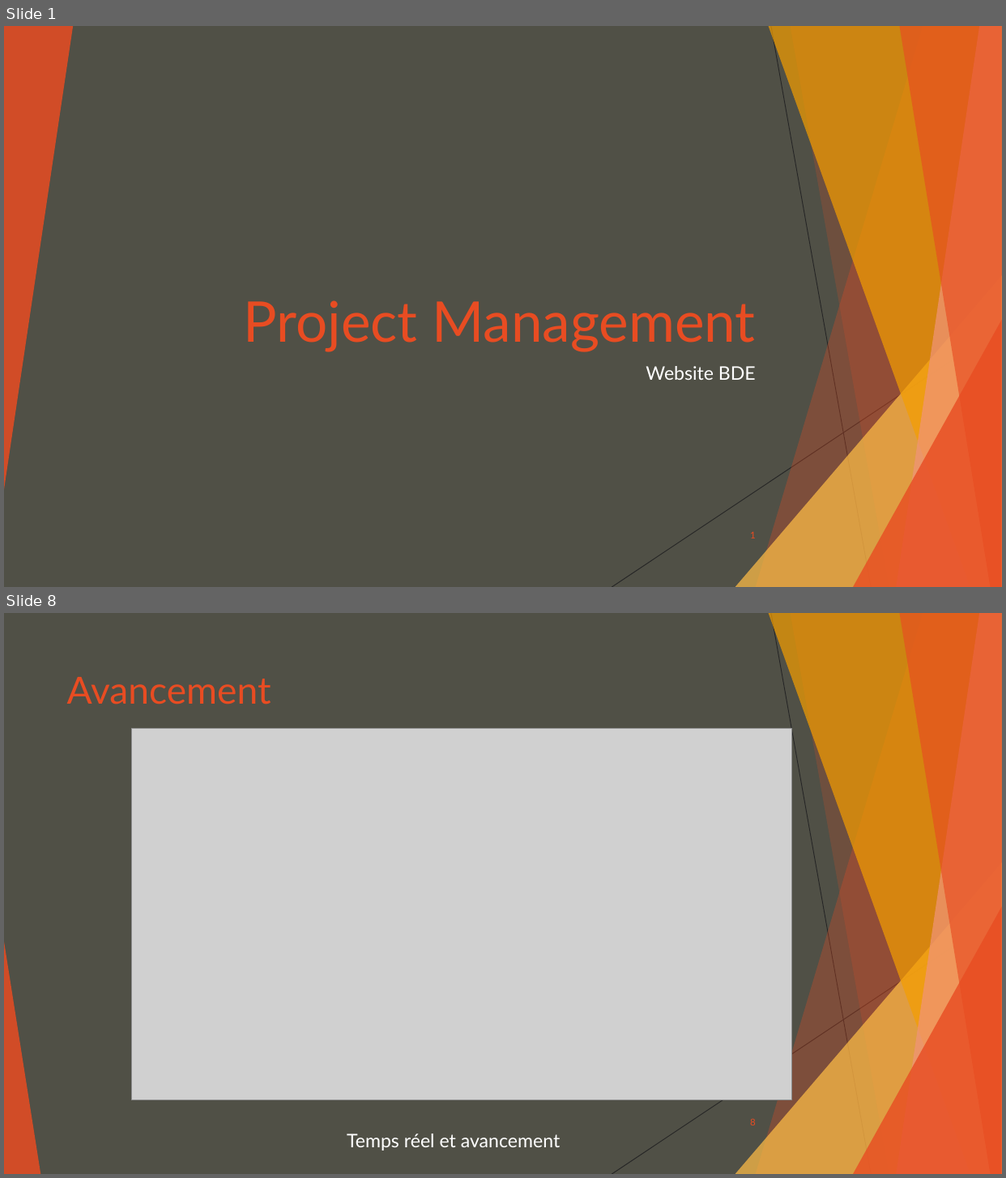
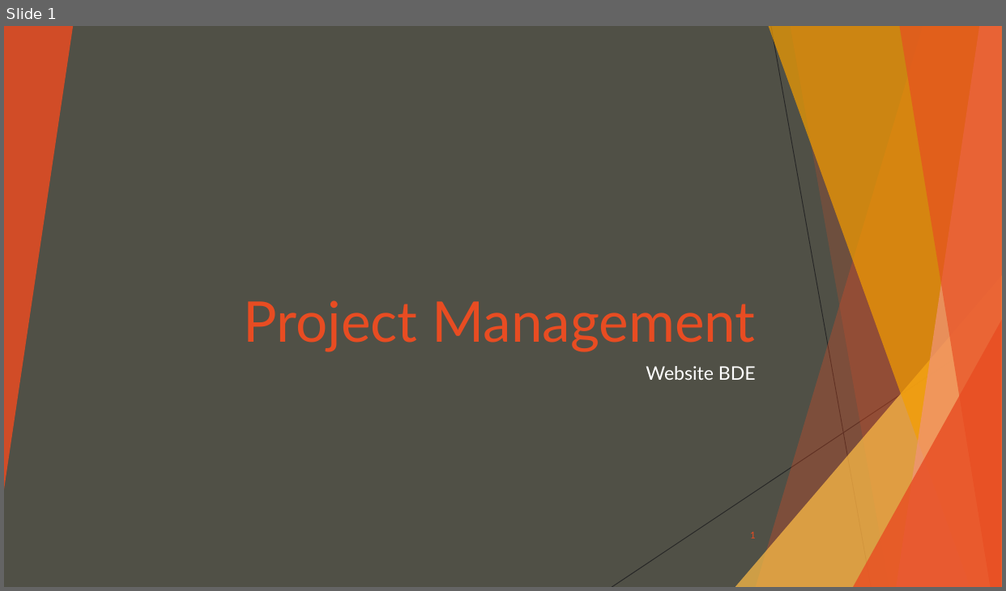
Before and after one commit to Happocalypse/ProjetSiteWebBDE, a slide deck: Project Management.pptx. Shown one above the other, each under a label of ours: slides 1 and 8 before the commit, slide 1 after it; the slides between them are not shown. The pictures are 1006x1178 and 1006x591 pixels, drawn with LibreOffice and Linux fonts; fonts in the diff are those of the drawing; grey boxes stand for pictures. Boxes give left, top, right and bottom in pixels: in the first picture for what was removed or moved away, otherwise in the second. Text is boxed around its words. In the diff, an @@ line names an element or a change of style, - is before the commit and + after.

```diff
--- a/Project Management.pptx
+++ b/Project Management.pptx
@@ slide 8 removed at bbox=[4, 613, 1002, 1174], background #505046; not listed: 9 template elements that a slide beside it also shows @@
@@ title removed at bbox=[67, 677, 271, 705] @@
-Avancement
@@ picture removed at bbox=[131, 728, 792, 1100] @@
@@ triangle removed at bbox=[4, 942, 40, 1174] @@
@@ page number removed at bbox=[750, 1118, 756, 1126] @@
-8
@@ text removed at bbox=[347, 1134, 560, 1151] @@
-Temps réel et avancement
```
Also in this commit, not shown: 1 slide changed, 11 slides added, 12 other slides removed, 1 other file.
